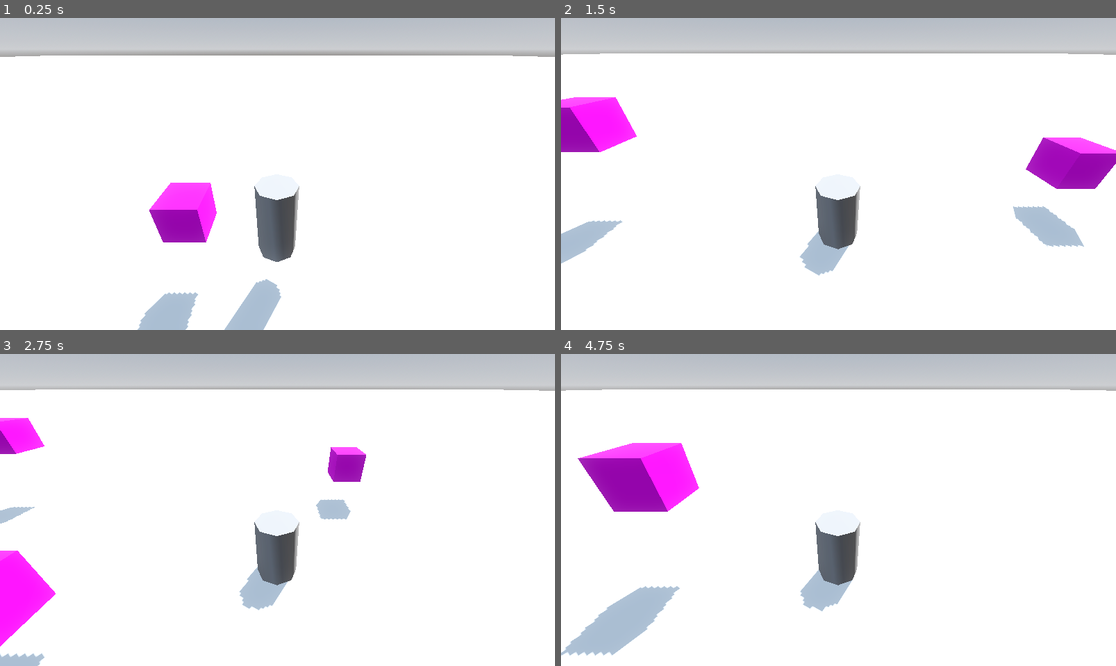
Above: before the commit, frames 1-4 (two rows, left to right).
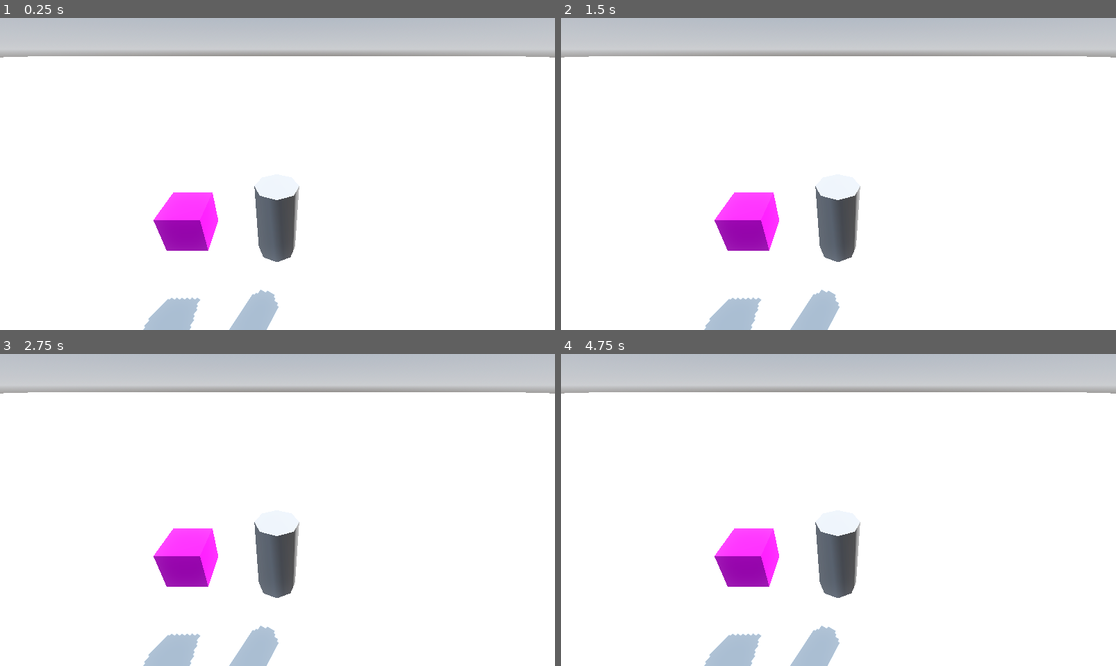
Above: after the commit, the same moments.

Repository: DallasHuff/gwj-89
Game: Godot game, scene res://levels/dallas_test_level.tscn
Same seed, same stepped clock (60 frames per second), same inputs: the game is played once before the commit and once after it.
Inputs:
- Up to frame 1 (0.25 s): no input
- Up to frame 2 (1.5 s): hold Right (ui_right) 0.53-1.28 s; hold Down (ui_down) from 1.28 s (still down)
- Up to frame 3 (2.75 s): release Down (ui_down) at 2.03 s; hold Right (ui_right) from 2.03 s (still down)
- Up to frame 4 (4.75 s): release Right (ui_right) at 2.78 s; hold Up (ui_up) 2.78-3.53 s; hold Left (ui_left) from 3.53 s (still down)

The runs differ from the first frame. In frame 1, 1.8% of the frame differs, in the area x 0-100%, y 12-100%; in frame 2, 11%, in the area x 0-100%, y 11-100%; in frame 3, 8.7%; in frame 4, 11%.

Commit message:
added states to control character

Diff:
--- /dev/null
+++ b/entities/components/movement_component.gd
@@ -0,0 +1,18 @@
+class_name MovementComponent
+extends Node
+
+@export var character: CharacterBody3D
+@export var speed: float
+
+var direction: Vector3
+
+
+func _physics_process(delta: float) -> void:
+	if direction:
+		character.velocity.x = direction.x * speed * delta * Engine.physics_ticks_per_second
+		character.velocity.z = direction.z * speed * delta * Engine.physics_ticks_per_second
+	else:
+		character.velocity.x = move_toward(character.velocity.x, 0, speed * delta * Engine.physics_ticks_per_second)
+		character.velocity.z = move_toward(character.velocity.z, 0, speed * delta * Engine.physics_ticks_per_second)
+
+	character.move_and_slide()
--- /dev/null
+++ b/entities/components/state_machine/state.gd
@@ -0,0 +1,20 @@
+class_name State
+extends Node
+
+signal transition_requested(to_state_name: String)
+
+
+func enter() -> void:
+	pass
+
+
+func update(_delta: float) -> void:
+	pass
+
+
+func physics_update(_delta: float) -> void:
+	pass
+
+
+func exit() -> void:
+	pass
--- /dev/null
+++ b/entities/components/state_machine/state_machine.gd
@@ -0,0 +1,44 @@
+class_name StateMachine
+extends Node
+
+@export var initial_state: State
+
+var current_state: State
+var states: Dictionary[String, State]
+
+
+func _ready() -> void:
+	for child in get_children():
+		if child is State:
+			states[child.name.to_lower()] = child
+			child.transition_requested.connect(on_child_transition.bind(child))
+
+	if initial_state:
+		current_state = initial_state
+		current_state.enter()
+	else:
+		push_warning("No initial state on state machine attached to " + get_parent().name)
+
+
+func _process(delta: float) -> void:
+	if current_state:
+		current_state.update(delta)
+
+
+func _physics_process(delta: float) -> void:
+	if current_state:
+		current_state.physics_update(delta)
+
+
+func on_child_transition(new_state_name: String, state: State)  -> void:
+	if state != current_state:
+		return
+
+	var new_state: State = states.get(new_state_name.to_lower())
+	if not new_state:
+		push_warning("couldn't find state named " + new_state_name)
+		return
+
+	current_state.exit()
+	current_state = new_state
+	current_state.enter()
--- /dev/null
+++ b/entities/components/state_machine/states/idle.gd
@@ -0,0 +1,14 @@
+class_name IdleState
+extends State
+
+@export var animation_player: AnimationPlayer
+
+
+func enter() -> void:
+	animation_player.play("idle")
+
+
+func physics_update(_delta: float) -> void:
+	var input_dir := Input.get_vector("left", "right", "up", "down")
+	if input_dir.length() >= 0.1:
+		transition_requested.emit("run")
--- /dev/null
+++ b/entities/components/state_machine/states/interact.gd
@@ -0,0 +1,15 @@
+class_name InteractState
+extends State
+
+@export var animation_player: AnimationPlayer
+
+
+func enter() -> void:
+	animation_player.play("interact")
+	animation_player.animation_finished.connect(_on_anim_finished)
+
+
+func _on_anim_finished(anim_name: StringName) -> void:
+	if anim_name == "interact":
+		transition_requested.emit("idle")
+		animation_player.animation_finished.disconnect(_on_anim_finished)
--- /dev/null
+++ b/entities/components/state_machine/states/run.gd
@@ -0,0 +1,21 @@
+class_name RunState
+extends State
+
+@export var character: CharacterBody3D
+@export var anim_player: AnimationPlayer
+@export var movement_component: MovementComponent
+
+
+func enter() -> void:
+	if not movement_component:
+		push_error("run state not setup. attached to " + get_parent().name)
+	anim_player.play("run")
+
+
+func physics_update(_delta: float) -> void:
+	var input_dir := Input.get_vector("left", "right", "up", "down")
+	if input_dir.length() <= 0.05:
+		movement_component.direction = Vector3.ZERO
+		transition_requested.emit("idle")
+		return
+	movement_component.direction = (character.transform.basis * Vector3(input_dir.x, 0, input_dir.y)).normalized()
--- /dev/null
+++ b/entities/player/player.gd
@@ -0,0 +1,2 @@
+class_name Player
+extends CharacterBody3D
--- /dev/null
+++ b/entities/player/player.tscn
@@ -0,0 +1,68 @@
+[gd_scene format=3 uid="uid://dksqsb7ouxc4c"]
+
+[ext_resource type="Script" uid="uid://b5ni1gsunoqou" path="res://entities/player/player.gd" id="1_oul6g"]
+[ext_resource type="Script" uid="uid://b4iy4v2v82grv" path="res://entities/components/state_machine/state_machine.gd" id="2_sglur"]
+[ext_resource type="Script" uid="uid://c4tmbb57xecu8" path="res://entities/components/state_machine/states/idle.gd" id="3_bls4j"]
+[ext_resource type="Script" uid="uid://b2avbdpdqfic5" path="res://entities/components/state_machine/states/interact.gd" id="4_bls4j"]
+[ext_resource type="Script" uid="uid://h5au57bu7aot" path="res://entities/components/state_machine/states/run.gd" id="5_fkugw"]
+[ext_resource type="Script" uid="uid://kc77v1b4gg6r" path="res://entities/components/movement_component.gd" id="6_8fjmc"]
+
+[sub_resource type="CapsuleShape3D" id="CapsuleShape3D_kqu6x"]
+
+[sub_resource type="Animation" id="Animation_8fjmc"]
+resource_name = "idle"
+
+[sub_resource type="Animation" id="Animation_qiwj3"]
+resource_name = "interact"
+
+[sub_resource type="Animation" id="Animation_26q78"]
+resource_name = "run"
+
+[sub_resource type="AnimationLibrary" id="AnimationLibrary_bectd"]
+_data = {
+&"idle": SubResource("Animation_8fjmc"),
+&"interact": SubResource("Animation_qiwj3"),
+&"run": SubResource("Animation_26q78")
+}
+
+[node name="Player" type="CharacterBody3D" unique_id=461061772]
+script = ExtResource("1_oul6g")
+
+[node name="CollisionShape3D" type="CollisionShape3D" parent="." unique_id=2113718125]
+shape = SubResource("CapsuleShape3D_kqu6x")
+
+[node name="CSGCylinder3D" type="CSGCylinder3D" parent="." unique_id=829177861]
+
+[node name="Camera3D" type="Camera3D" parent="." unique_id=874655286]
+transform = Transform3D(0.99999183, 0.0021172431, -0.00345151, 0, 0.852403, 0.5228855, 0.004049153, -0.52288115, 0.852396, 0, 3.5916574, 3.7157292)
+
+[node name="AnimationPlayer" type="AnimationPlayer" parent="." unique_id=1628525913]
+libraries/ = SubResource("AnimationLibrary_bectd")
+
+[node name="MovementComponent" type="Node" parent="." unique_id=512620162 node_paths=PackedStringArray("character")]
+script = ExtResource("6_8fjmc")
+character = NodePath("..")
+speed = 10.0
+metadata/_custom_type_script = "uid://kc77v1b4gg6r"
+
+[node name="StateMachine" type="Node" parent="." unique_id=690554229 node_paths=PackedStringArray("initial_state")]
+script = ExtResource("2_sglur")
+initial_state = NodePath("Idle")
+metadata/_custom_type_script = "uid://b4iy4v2v82grv"
+
+[node name="Idle" type="Node" parent="StateMachine" unique_id=1361308190 node_paths=PackedStringArray("animation_player")]
+script = ExtResource("3_bls4j")
+animation_player = NodePath("../../AnimationPlayer")
+metadata/_custom_type_script = "uid://c4tmbb57xecu8"
+
+[node name="Interact" type="Node" parent="StateMachine" unique_id=339015851 node_paths=PackedStringArray("animation_player")]
+script = ExtResource("4_bls4j")
+animation_player = NodePath("../../AnimationPlayer")
+metadata/_custom_type_script = "uid://b2avbdpdqfic5"
+
+[node name="Run" type="Node" parent="StateMachine" unique_id=938482072 node_paths=PackedStringArray("character", "anim_player", "movement_component")]
+script = ExtResource("5_fkugw")
+character = NodePath("../..")
+anim_player = NodePath("../../AnimationPlayer")
+movement_component = NodePath("../../MovementComponent")
+metadata/_custom_type_script = "uid://h5au57bu7aot"
--- a/levels/dallas_test_level.tscn
+++ b/levels/dallas_test_level.tscn
@@ -1,6 +1,6 @@
 [gd_scene format=3 uid="uid://dywkfuk4q41q4"]
 
-[ext_resource type="PackedScene" uid="uid://dksqsb7ouxc4c" path="res://player/player.tscn" id="1_0wr34"]
+[ext_resource type="PackedScene" uid="uid://dksqsb7ouxc4c" path="res://entities/player/player.tscn" id="1_0wr34"]
 
 [sub_resource type="ProceduralSkyMaterial" id="ProceduralSkyMaterial_jsg4m"]
 sky_horizon_color = Color(0.66224277, 0.6717428, 0.6867428, 1)
--- a/player/player.gd
+++ /dev/null
@@ -1,22 +0,0 @@
-class_name Player
-extends CharacterBody3D
-
-const SPEED = 5.0
-
-
-func _physics_process(delta: float) -> void:
-	if not is_on_floor():
-		velocity += get_gravity() * delta
-
-	# Get the input direction and handle the movement/deceleration.
-	# As good practice, you should replace UI actions with custom gameplay actions.
-	var input_dir := Input.get_vector("ui_left", "ui_right", "ui_up", "ui_down")
-	var direction := (transform.basis * Vector3(input_dir.x, 0, input_dir.y)).normalized()
-	if direction:
-		velocity.x = direction.x * SPEED
-		velocity.z = direction.z * SPEED
-	else:
-		velocity.x = move_toward(velocity.x, 0, SPEED)
-		velocity.z = move_toward(velocity.z, 0, SPEED)
-
-	move_and_slide()
--- a/player/player.tscn
+++ /dev/null
@@ -1,16 +0,0 @@
-[gd_scene format=3 uid="uid://dksqsb7ouxc4c"]
-
-[ext_resource type="Script" uid="uid://b5ni1gsunoqou" path="res://player/player.gd" id="1_oul6g"]
-
-[sub_resource type="CapsuleShape3D" id="CapsuleShape3D_kqu6x"]
-
-[node name="Player" type="CharacterBody3D" unique_id=461061772]
-script = ExtResource("1_oul6g")
-
-[node name="CollisionShape3D" type="CollisionShape3D" parent="." unique_id=2113718125]
-shape = SubResource("CapsuleShape3D_kqu6x")
-
-[node name="CSGCylinder3D" type="CSGCylinder3D" parent="." unique_id=829177861]
-
-[node name="Camera3D" type="Camera3D" parent="." unique_id=874655286]
-transform = Transform3D(0.99999183, 0.0021172431, -0.00345151, 0, 0.852403, 0.5228855, 0.004049153, -0.52288115, 0.852396, 0, 3.5916574, 3.7157292)
--- a/project.godot
+++ b/project.godot
@@ -15,6 +15,34 @@
 config/features=PackedStringArray("4.6", "Forward Plus")
 config/icon="res://icon.svg"
 
+[debug]
+
+gdscript/warnings/unused_signal=0
+gdscript/warnings/untyped_declaration=2
+
+[input]
+
+left={
+"deadzone": 0.2,
+"events": [Object(InputEventKey,"resource_local_to_scene":false,"resource_name":"","device":-1,"window_id":0,"alt_pressed":false,"shift_pressed":false,"ctrl_pressed":false,"meta_pressed":false,"pressed":false,"keycode":0,"physical_keycode":65,"key_label":0,"unicode":97,"location":0,"echo":false,"script":null)
+]
+}
+right={
+"deadzone": 0.2,
+"events": [Object(InputEventKey,"resource_local_to_scene":false,"resource_name":"","device":-1,"window_id":0,"alt_pressed":false,"shift_pressed":false,"ctrl_pressed":false,"meta_pressed":false,"pressed":false,"keycode":0,"physical_keycode":68,"key_label":0,"unicode":100,"location":0,"echo":false,"script":null)
+]
+}
+up={
+"deadzone": 0.2,
+"events": [Object(InputEventKey,"resource_local_to_scene":false,"resource_name":"","device":-1,"window_id":0,"alt_pressed":false,"shift_pressed":false,"ctrl_pressed":false,"meta_pressed":false,"pressed":false,"keycode":0,"physical_keycode":87,"key_label":0,"unicode":119,"location":0,"echo":false,"script":null)
+]
+}
+down={
+"deadzone": 0.2,
+"events": [Object(InputEventKey,"resource_local_to_scene":false,"resource_name":"","device":-1,"window_id":0,"alt_pressed":false,"shift_pressed":false,"ctrl_pressed":false,"meta_pressed":false,"pressed":false,"keycode":0,"physical_keycode":83,"key_label":0,"unicode":115,"location":0,"echo":false,"script":null)
+]
+}
+
 [physics]
 
 3d/physics_engine="Jolt Physics"
Not shown, added: entities/components/movement_component.gd.uid
Not shown, added: entities/components/state_machine/state.gd.uid
Not shown, added: entities/components/state_machine/state_machine.gd.uid
Not shown, added: entities/components/state_machine/states/idle.gd.uid
Not shown, added: entities/components/state_machine/states/interact.gd.uid
Not shown, added: entities/components/state_machine/states/run.gd.uid
Renamed: player/player.gd.uid -> entities/player/player.gd.uid
